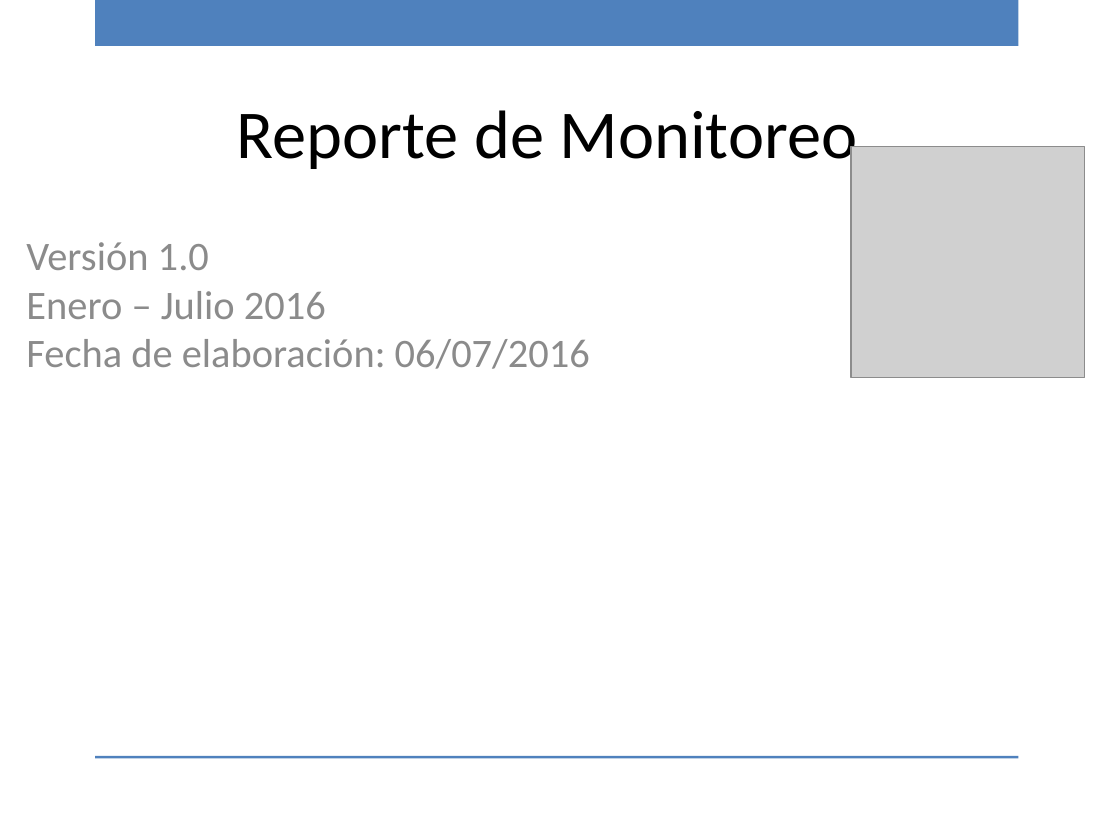
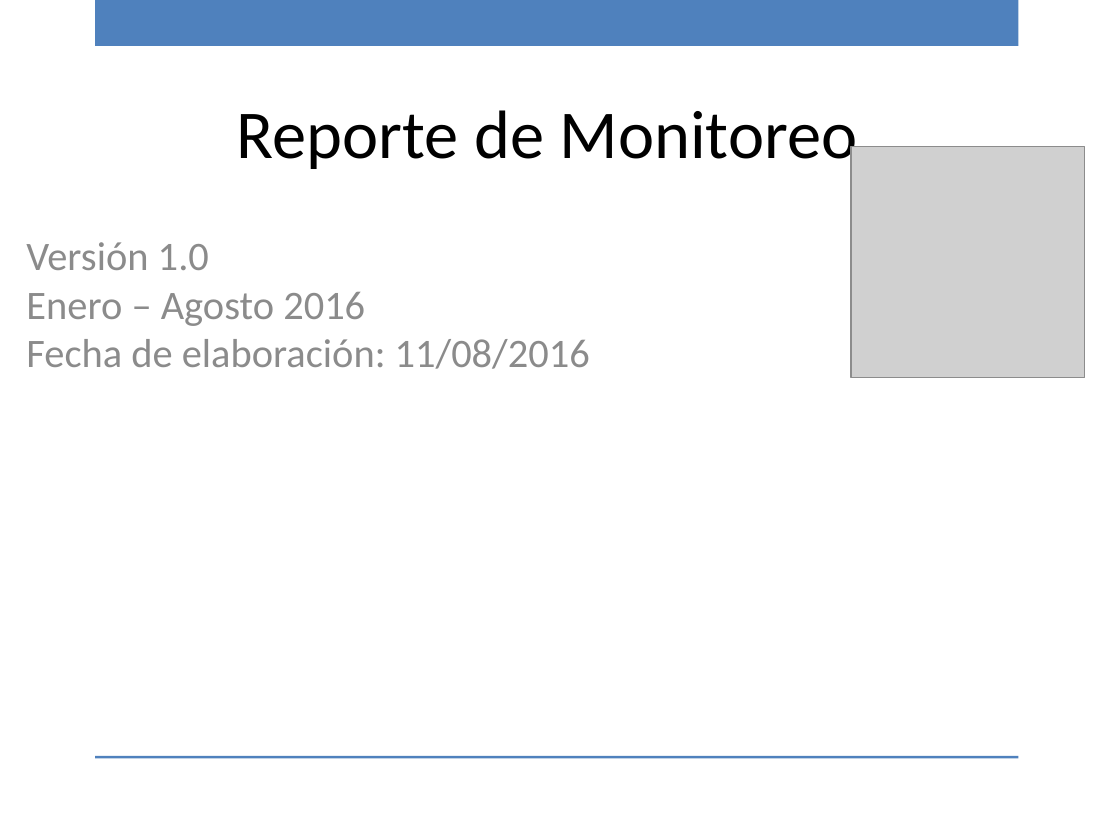
Before and after one commit to ricardo-novelasos/SOSQTP, a slide deck: slide 1 of Proyectos/2016/Métricas y monitoreo/Reporte_monitoreo_2016.pptx. Drawn at 1120x840 pixels with LibreOffice and Linux fonts; fonts in the diff are those of the drawing; grey boxes stand for pictures; background and template pictures are left out. Boxes give left, top, right and bottom in pixels: in the first picture for what was removed or moved away, otherwise in the second. Text is boxed around its words. In the diff, an @@ line names an element or a change of style, - is before the commit and + after.

Commit message:
Revision del mes de julio

```diff
--- a/Proyectos/2016/Métricas y monitoreo/Reporte_monitoreo_2016.pptx
+++ b/Proyectos/2016/Métricas y monitoreo/Reporte_monitoreo_2016.pptx
@@ text at <box>26,292,590,369</box>: text changed @@
-Enero – Julio 2016
-Fecha de elaboración: 06/07/2016
+Enero – Agosto 2016
+Fecha de elaboración: 11/08/2016
```
Also in this commit, not shown: 19 other slides changed, 3 other files.
